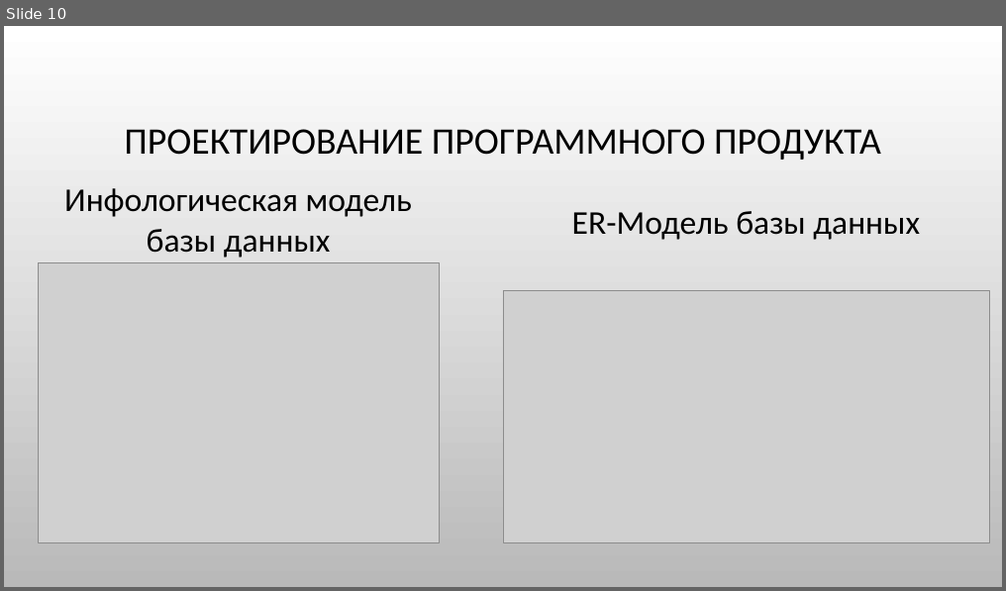
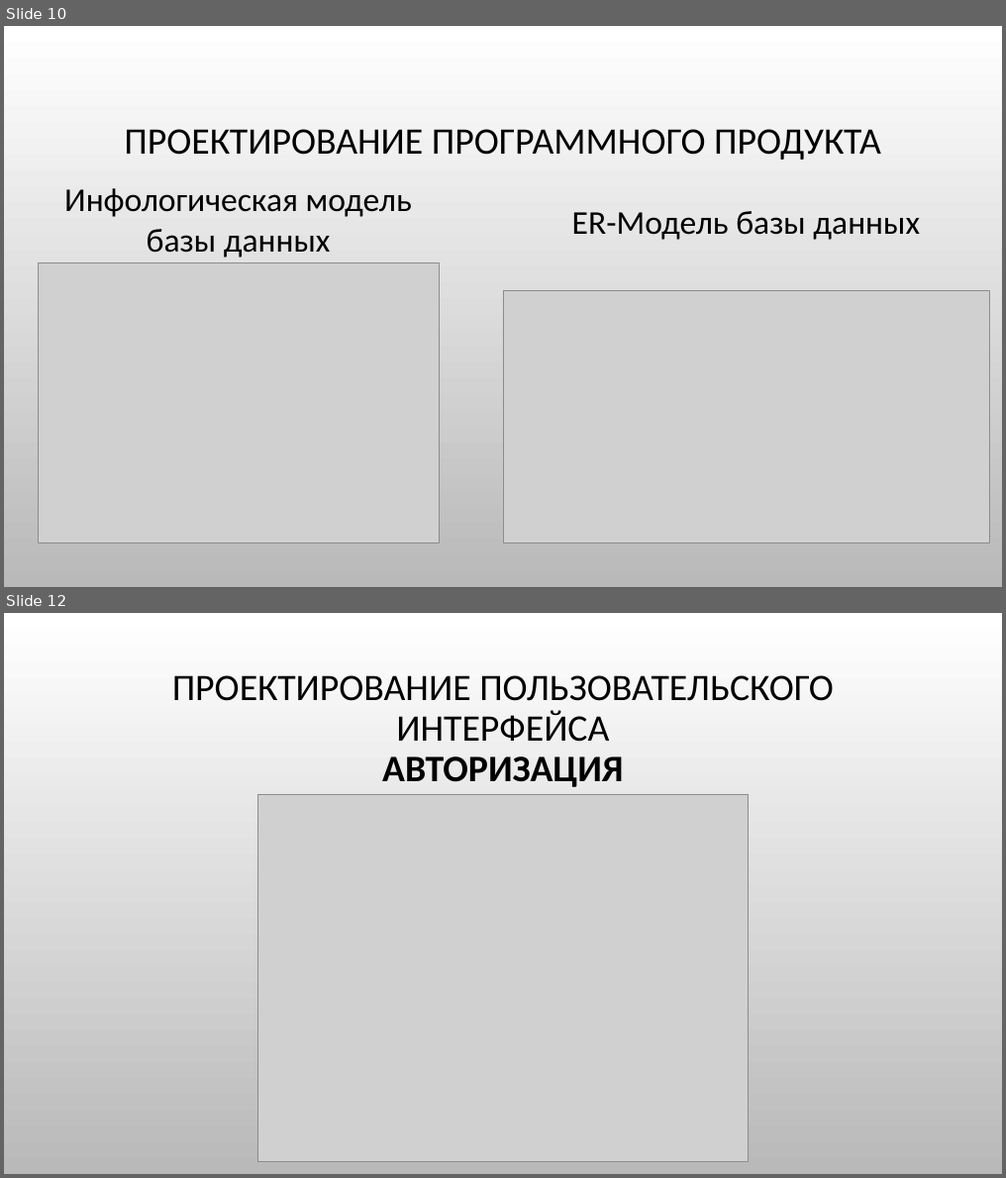
Before and after one commit to ChiCha10-11/Kursovoy, a slide deck: Курсовая работа.pptx. Shown one above the other, each under a label of ours: slide 10 before the commit, slides 10 and 12 after it; the slides between them are not shown. The pictures are 1006x591 and 1006x1178 pixels, drawn with LibreOffice and Linux fonts; fonts in the diff are those of the drawing; grey boxes stand for pictures; background and template pictures are left out. Boxes give left, top, right and bottom in pixels: in the first picture for what was removed or moved away, otherwise in the second. Text is boxed around its words. In the diff, an @@ line names an element or a change of style, - is before the commit and + after.

```diff
--- a/Курсовая работа.pptx
+++ b/Курсовая работа.pptx
@@ slide 12 added at <box>4,613,1002,1174</box>, background picture (left out) @@
@@ title added at <box>172,675,834,787</box>, 36 pt, text #000000 @@
+ПРОЕКТИРОВАНИЕ ПОЛЬЗОВАТЕЛЬСКОГО ИНТЕРФЕЙСА
+АВТОРИЗАЦИЯ
@@ picture added at <box>257,794,748,1161</box> @@
```
Also in this commit, not shown: 5 other slides added.
